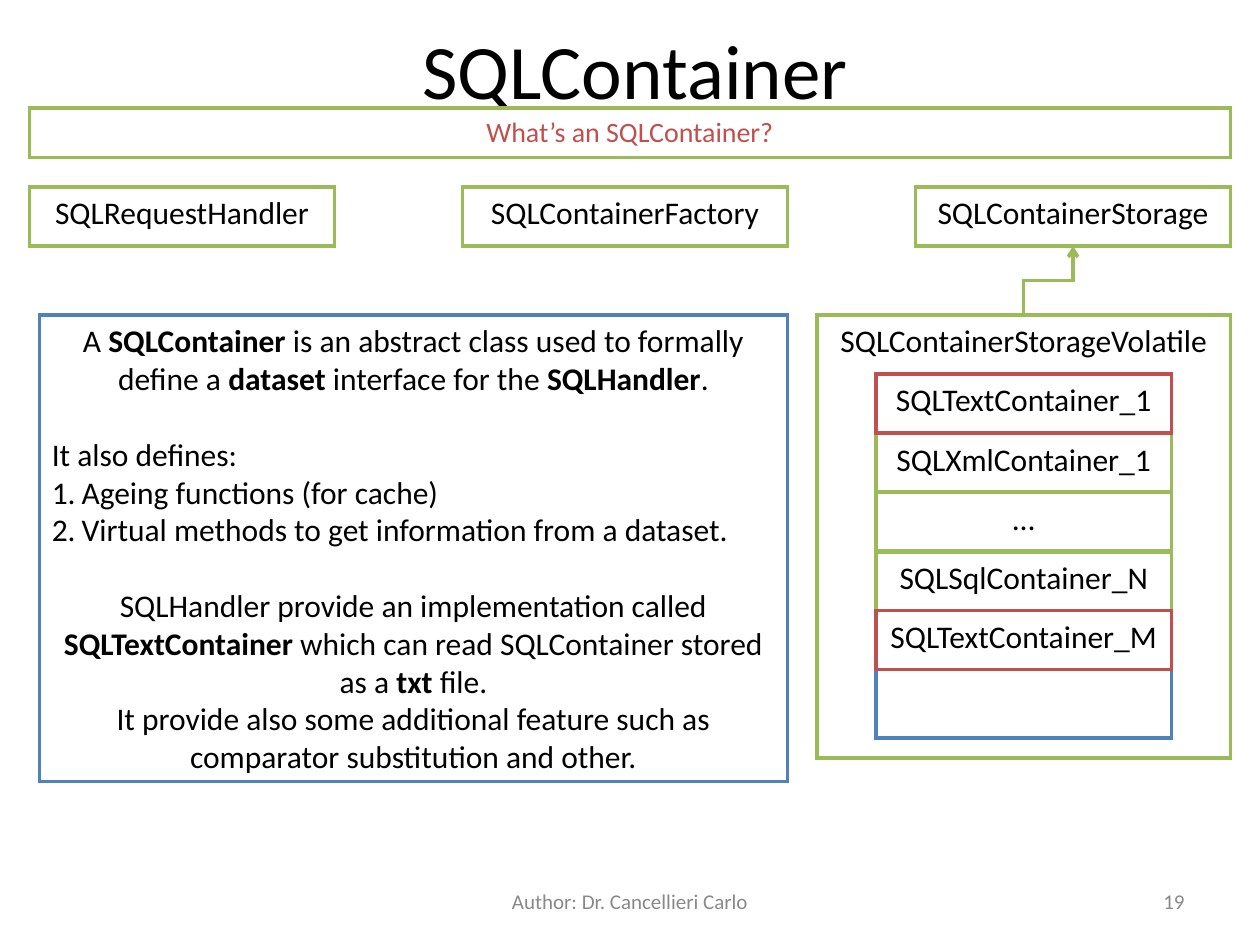
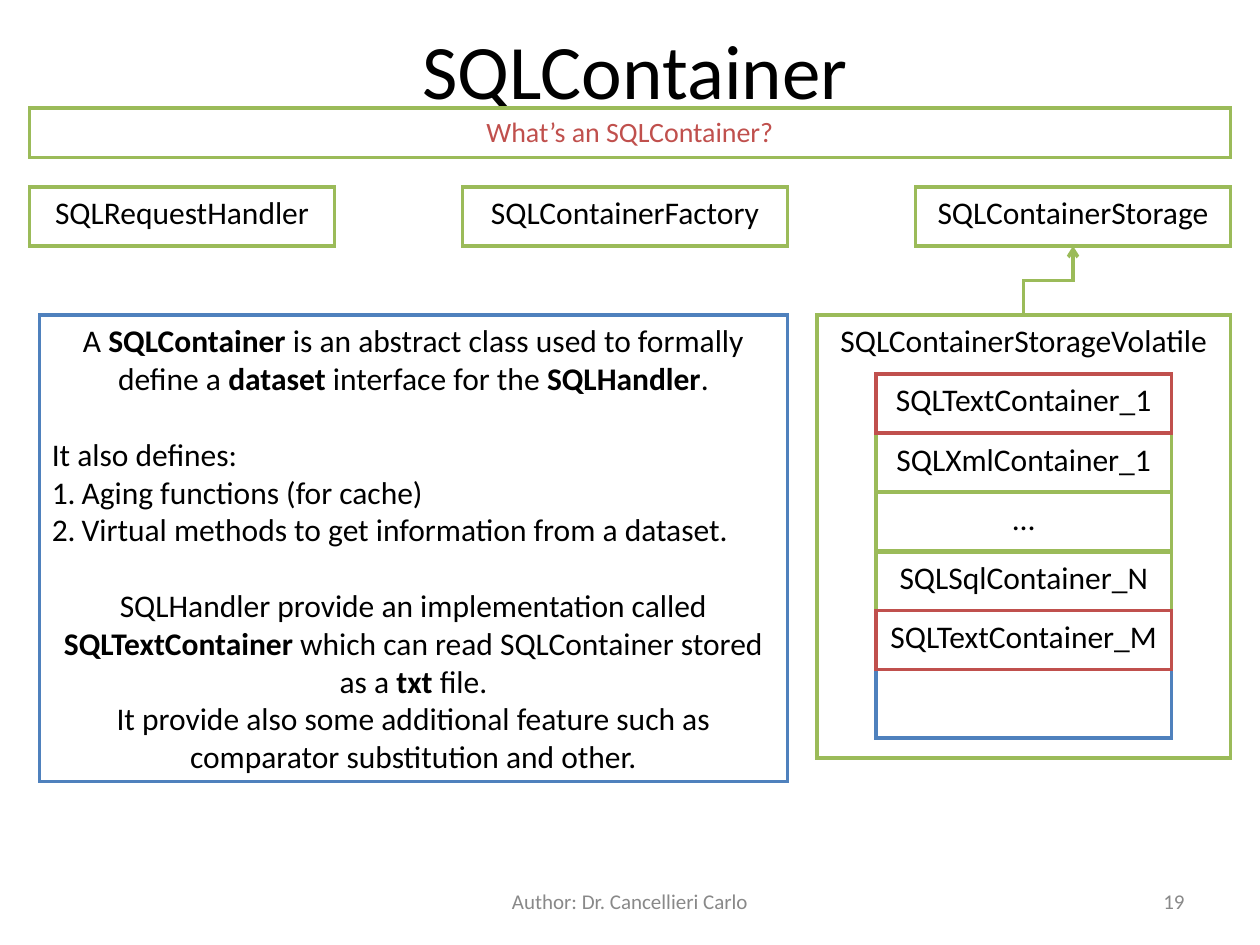
Before and after one commit to OPENDAP/sql_handler, a slide deck: slide 19 of docs/SqlHandler.ppt. Drawn at 1260x945 pixels with LibreOffice and Linux fonts; fonts in the diff are those of the drawing. Boxes give left, top, right and bottom in pixels: in the first picture for what was removed or moved away, otherwise in the second. Text is boxed around its words. In the diff, an @@ line names an element or a change of style, - is before the commit and + after.

```diff
--- a/docs/SqlHandler.ppt
+++ b/docs/SqlHandler.ppt
@@ text in rectangle at <box>82,481,422,510</box>: text changed @@
-1. Ageing functions (for cache)
+1. Aging functions (for cache)
```
Also in this commit, not shown: 17 other slides changed, 6 other files.
